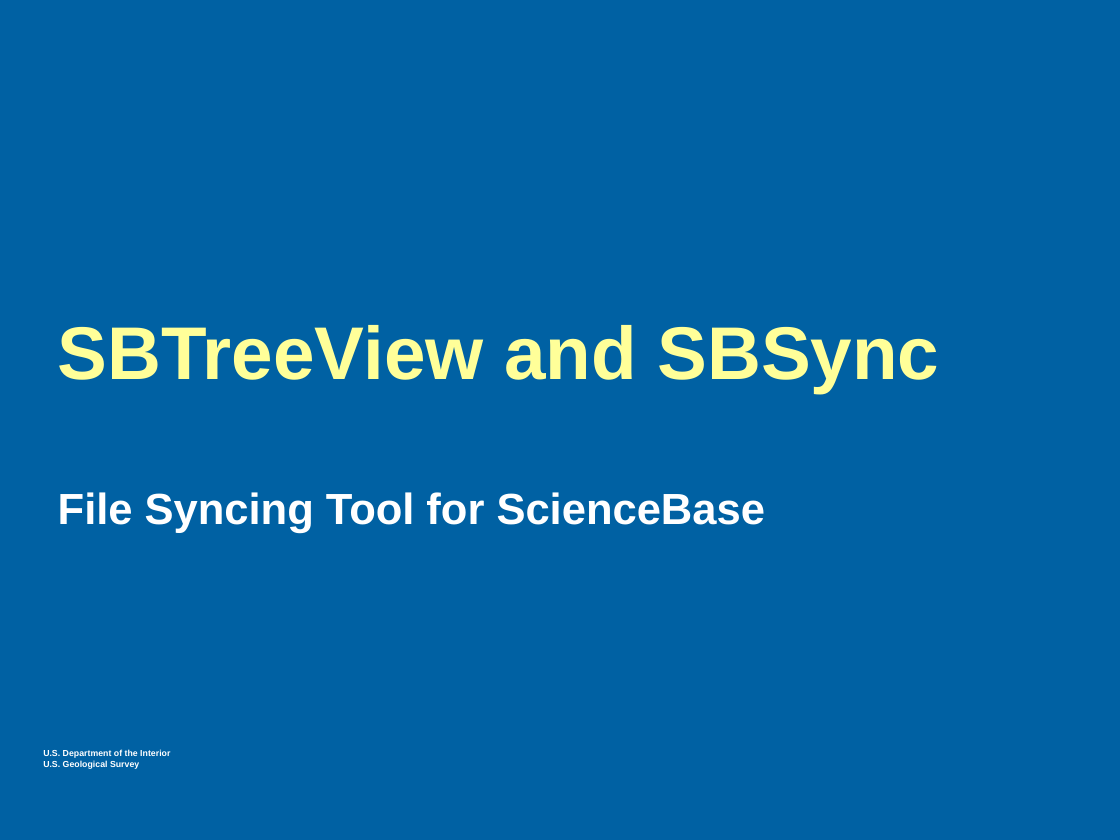
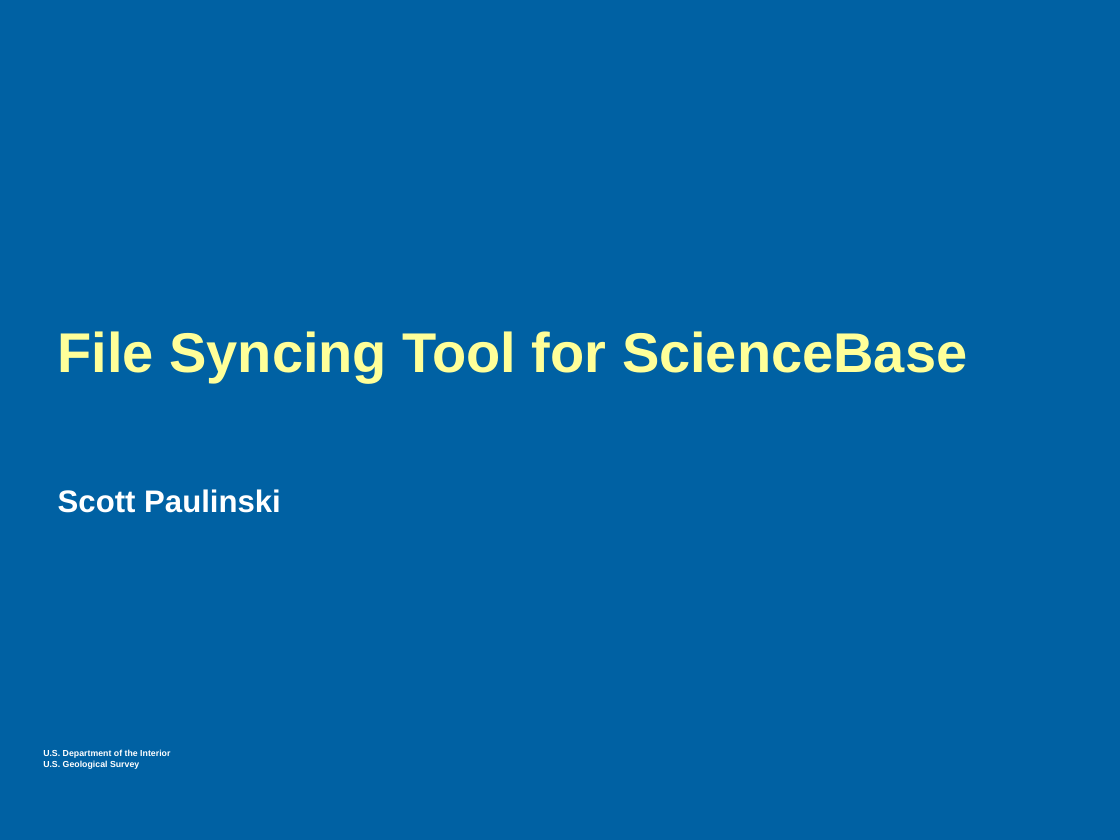
Before and after one commit to galengorski/CAWSC_WaterUse, a slide deck: slide 1 of etc/sciencebase/SBSync_Demo.pptx. Drawn at 1120x840 pixels with LibreOffice and Linux fonts; fonts in the diff are those of the drawing; background and template pictures are left out. Boxes give left, top, right and bottom in pixels: in the first picture for what was removed or moved away, otherwise in the second. Text is boxed around its words. In the diff, an @@ line names an element or a change of style, - is before the commit and + after.

```diff
--- a/etc/sciencebase/SBSync_Demo.pptx
+++ b/etc/sciencebase/SBSync_Demo.pptx
@@ title at (58,331,967,382): text changed; size 48 to 36 pt @@
-SBTreeView and SBSync
+File Syncing Tool for ScienceBase
@@ subtitle at (58,489,281,513): text changed; size 28 to 20 pt @@
-File Syncing Tool for ScienceBase
+Scott Paulinski
```
Also in this commit, not shown: 5 other slides changed.
